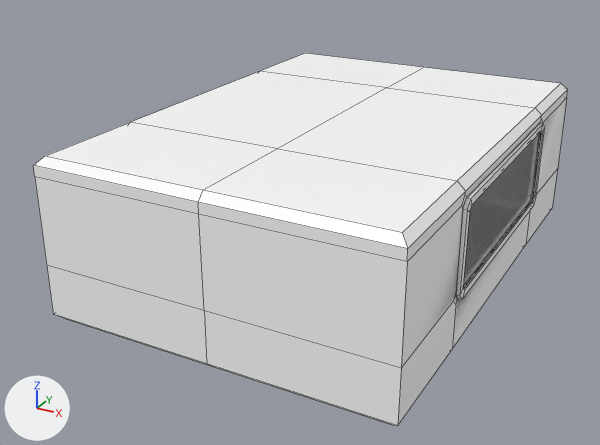
One commit to the FBX model Assets/Art/Model/Spaceship/Cabin/SpaceShip_Cabin.fbx: the scene before it, then after it.
Rendered twice from a 50 mm lens placed at (4.81, -9.82, 5.31), pointed at (-0.32, -0.51, 0.65). The axes (+X, +Y, +Z) are drawn at lower left. The lights are the same throughout. Mesh edges are drawn as thin lines. Where no turn or scale is listed for an object, it has been applied to the vertices.
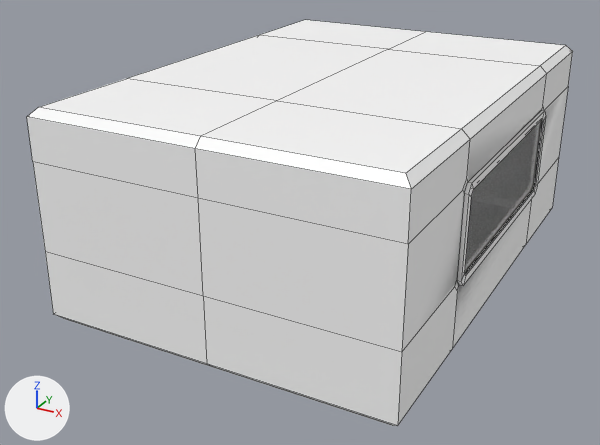
Commit message: chore (assets): make cabin bigger

Edits to the bpy script that builds the scene:
```text
Change me_cube:
    where me_cube.from_pydata(...)  # 184 vertices, 184 faces; spans x -2.39..2.39, y -3.28..3.28, z -0.08..2.12
    used by ob_cube; location = (0.0, 0.0, 0.0)
    me_cube part 1: all 140 vertices in x -2.39..2.39, y -3.28..3.28, z 0.62..1.98 are moved by (0.0, 0.0, 0.18)
    me_cube part 2: all 22 vertices in x -2.34..2.34, y -3.28..3.28, z 2.02..2.12 are moved by (0.0, 0.0, 0.59)
```

Location of each change, (x1, y1, x2, y2) in pixels of the pictures (600 x 445 px; the box of a moved part takes in the faces that stretch with it):
'Cube', reshaped (9% taller)
    before: (33, 53, 568, 426)
    after: (27, 20, 573, 426)
part 1 of me_cube, moved or reshaped
    before: (35, 98, 567, 426)
    after: (33, 87, 568, 426)
part 2 of me_cube, moved or reshaped
    before: (33, 53, 568, 262)
    after: (27, 20, 573, 244)
